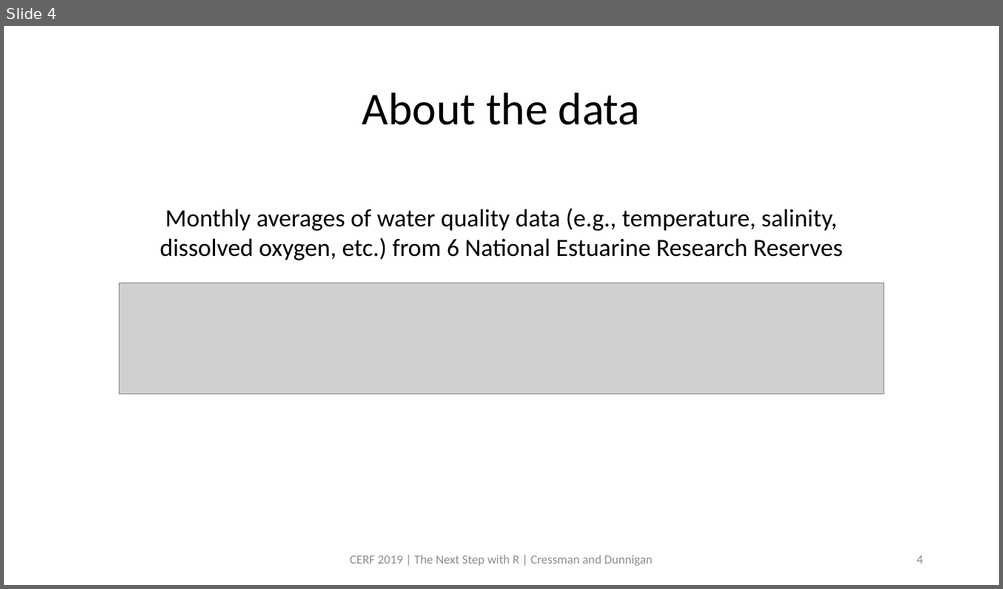
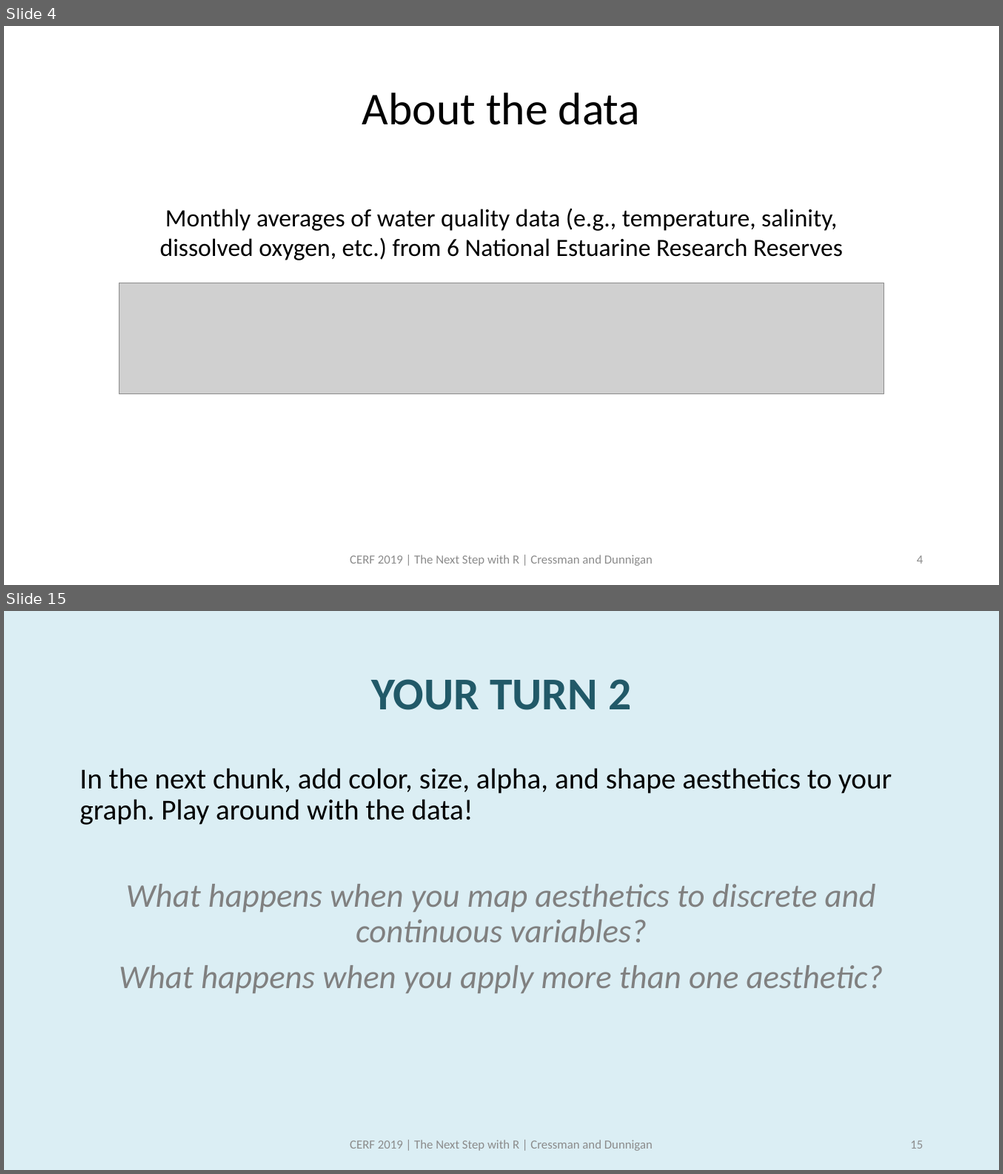
Before and after one commit to swmpkim/2019_CERF, a slide deck: slides/01_Visualize.pptx. Shown one above the other, each under a label of ours: slide 4 before the commit, slides 4 and 15 after it; the slides between them are not shown. The pictures are 1003x589 and 1003x1174 pixels, drawn with LibreOffice and Linux fonts; fonts in the diff are those of the drawing; grey boxes stand for pictures. Boxes give left, top, right and bottom in pixels: in the first picture for what was removed or moved away, otherwise in the second. Text is boxed around its words. In the diff, an @@ line names an element or a change of style, - is before the commit and + after.

```diff
--- a/slides/01_Visualize.pptx
+++ b/slides/01_Visualize.pptx
@@ slide 15 added at <box>4,611,999,1170</box>, background #DBEEF4 @@
@@ title added at <box>371,679,631,710</box>, 44 pt, text #215968, bold @@
+YOUR TURN 2
@@ text added at <box>79,768,891,994</box>, 32 pt, text #808080, italic @@
+In the next chunk, add color, size, alpha, and shape aesthetics to your graph. Play around with the data!
+What happens when you map aesthetics to discrete and continuous variables?
+What happens when you apply more than one aesthetic?
@@ text added at <box>350,1140,652,1151</box>, 12 pt, text #8C8C8C @@
+CERF 2019 | The Next Step with R | Cressman and Dunnigan
@@ page number added at <box>910,1141,922,1149</box>, 12 pt, text #8C8C8C @@
+15
```
Also in this commit, not shown: 6 slides changed, 15 other slides added, 1 other file.
